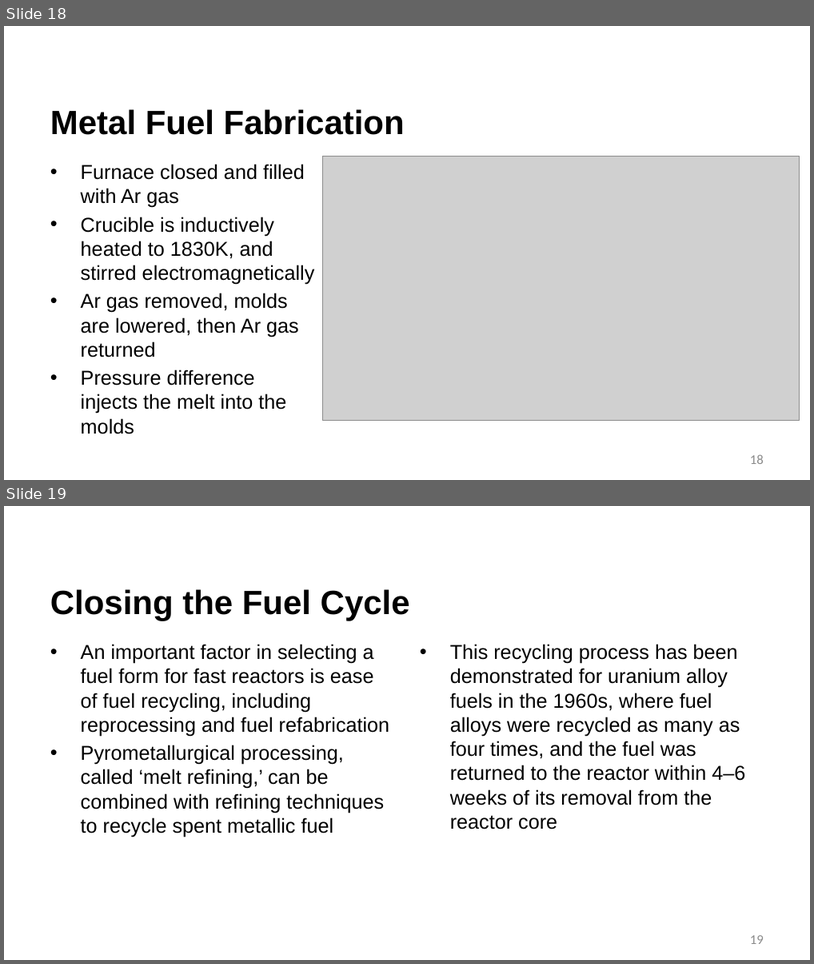
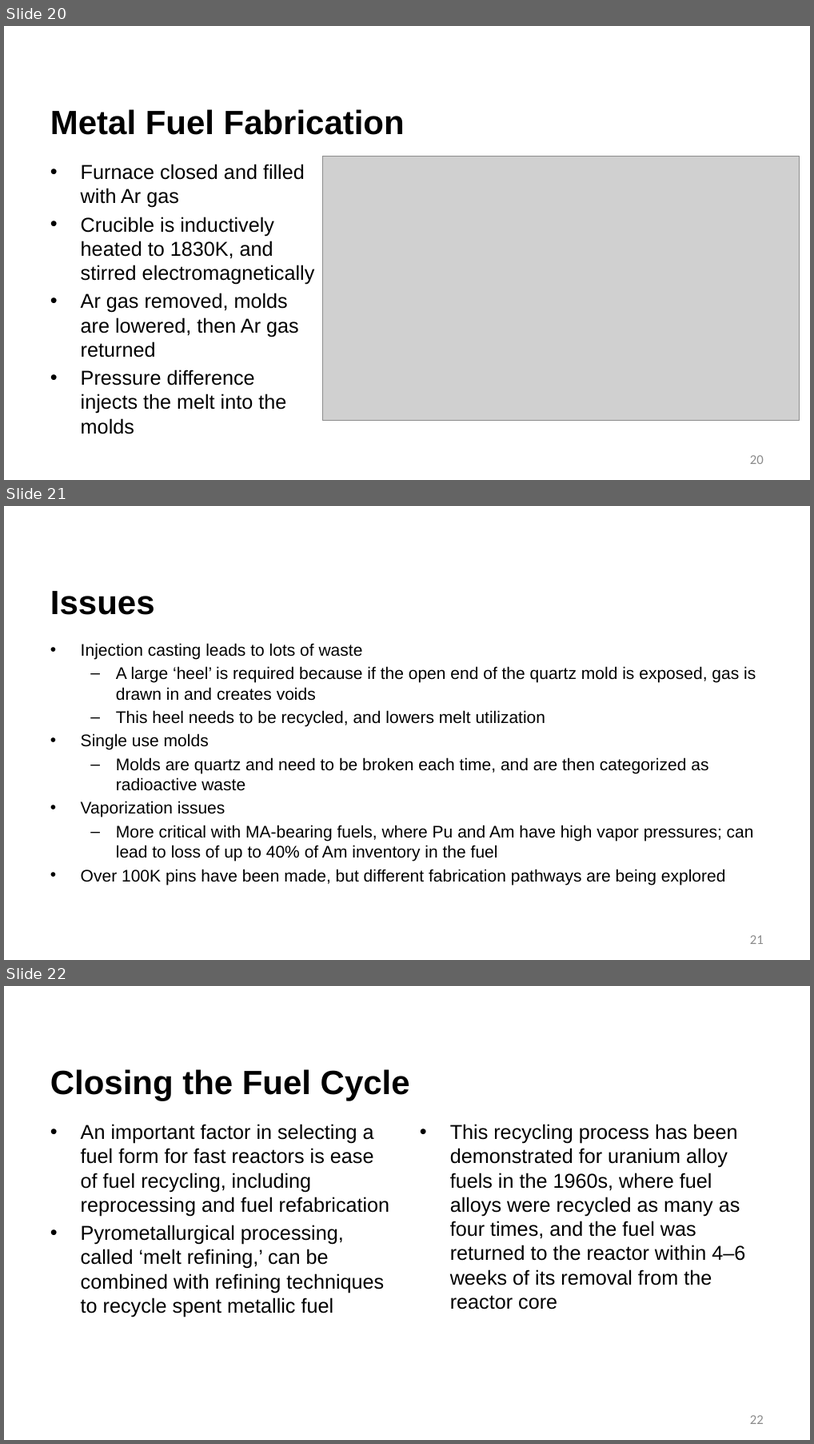
Before and after one commit to benbeeler/TEACHING, a slide deck: Advanced Reactor Materials/Fall2026/Lec11_SFRs.pptx. Shown one above the other, each under a label of ours: slides 18 and 19 before the commit, slides 20, 21 and 22 after it. The pictures are 814x964 and 814x1444 pixels, drawn with LibreOffice and Linux fonts; fonts in the diff are those of the drawing; grey boxes stand for pictures; background and template pictures are left out. Boxes give left, top, right and bottom in pixels: in the first picture for what was removed or moved away, otherwise in the second. Text is boxed around its words. In the diff, an @@ line names an element or a change of style, - is before the commit and + after.

```diff
--- a/Advanced Reactor Materials/Fall2026/Lec11_SFRs.pptx
+++ b/Advanced Reactor Materials/Fall2026/Lec11_SFRs.pptx
@@ slide 21 added at <box>4,506,810,960</box>, background #FFFFFF @@
@@ title added at <box>50,591,155,615</box>, 40 pt, text #000000, bold @@
+Issues
@@ text added at <box>81,643,756,884</box>, 20 pt, text #000000 @@
+• Injection casting leads to lots of waste
+  – A large ‘heel’ is required because if the open end of the quartz mold is exposed, gas is drawn in and creates voids
+  – This heel needs to be recycled, and lowers melt utilization
+• Single use molds
+  – Molds are quartz and need to be broken each time, and are then categorized as radioactive waste
+• Vaporization issues
+  – More critical with MA-bearing fuels, where Pu and Am have high vapor pressures; can lead to loss of up to 40% of Am inventory in the fuel
+• Over 100K pins have been made, but different fabrication pathways are being explored
@@ page number added at <box>750,935,764,944</box>, 16 pt, text #8C8C8C @@
+21
@@ what was slide 18 is now slide 20 @@
@@ page number at <box>750,455,764,464</box>: text changed @@
-18
+20
@@ what was slide 19 is now slide 22 @@
@@ page number at <box>750,1415,764,1424</box>: text changed @@
-19
+22
```
Also in this commit, not shown: 10 slides changed, 2 other slides added, 12 other files.
